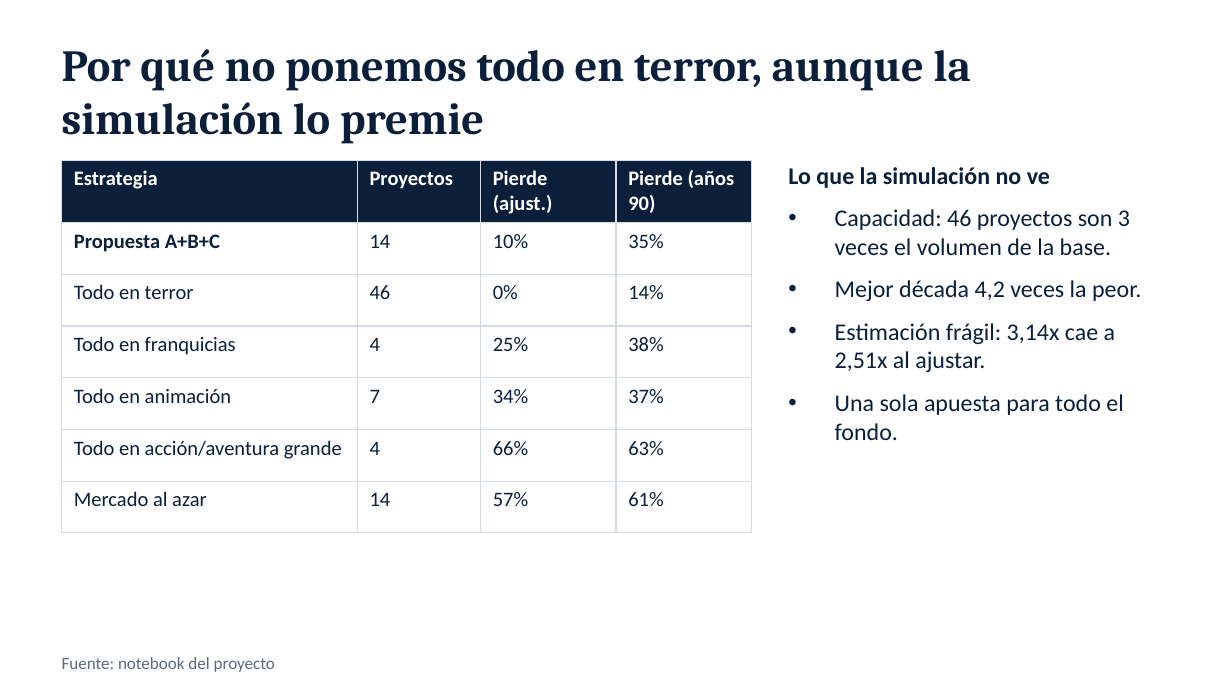
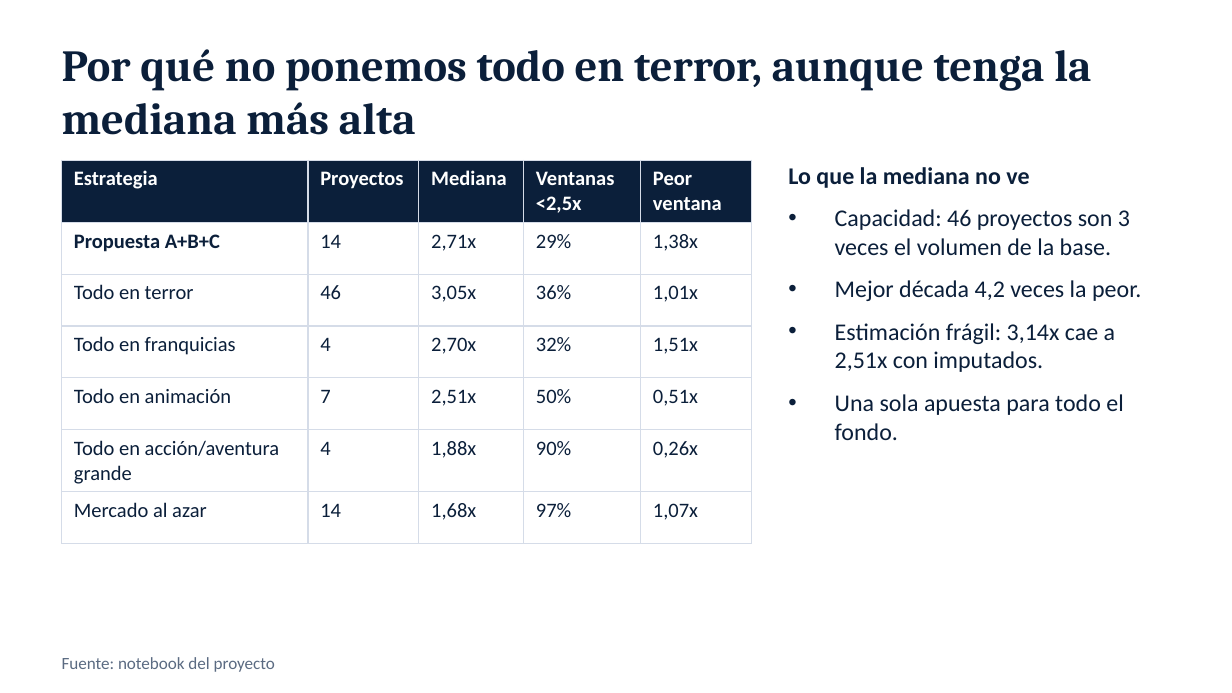
Before and after one commit to delavegasanti2006-wq/Trabajo-Final-de-la-Vega---Orihuela, a slide deck: slide 8 of salidas/Arroyo_Capital_presentacion.pptx. Drawn at 1232x693 pixels with LibreOffice and Linux fonts; fonts in the diff are those of the drawing. Boxes give left, top, right and bottom in pixels: in the first picture for what was removed or moved away, otherwise in the second. Text is boxed around its words. In the diff, an @@ line names an element or a change of style, - is before the commit and + after.

```diff
--- a/salidas/Arroyo_Capital_presentacion.pptx
+++ b/salidas/Arroyo_Capital_presentacion.pptx
@@ text at [62, 49, 1091, 135]: text changed @@
-Por qué no ponemos todo en terror, aunque la simulación lo premie
+Por qué no ponemos todo en terror, aunque tenga la mediana más alta
@@ table at [62, 160, 752, 524] @@
-column 3: Pierde (ajust.) | 10% | 0% | 25% | 34% | 66% | 57%
-column 4: Pierde (años 90) | 35% | 14% | 38% | 37% | 63% | 61%
+column 3: Mediana | 2,71x | 3,05x | 2,70x | 2,51x | 1,88x | 1,68x
+column 4: Ventanas <2,5x | 29% | 36% | 32% | 50% | 90% | 97%
+column 5: Peor ventana | 1,38x | 1,01x | 1,51x | 0,51x | 0,26x | 1,07x
@@ text at [788, 167, 1029, 188]: text changed @@
-Lo que la simulación no ve
+Lo que la mediana no ve
@@ text at [835, 323, 1115, 372]: text changed @@
-• Estimación frágil: 3,14x cae a 2,51x al ajustar.
+• Estimación frágil: 3,14x cae a 2,51x con imputados.
```
Also in this commit, not shown: 6 other slides changed.
